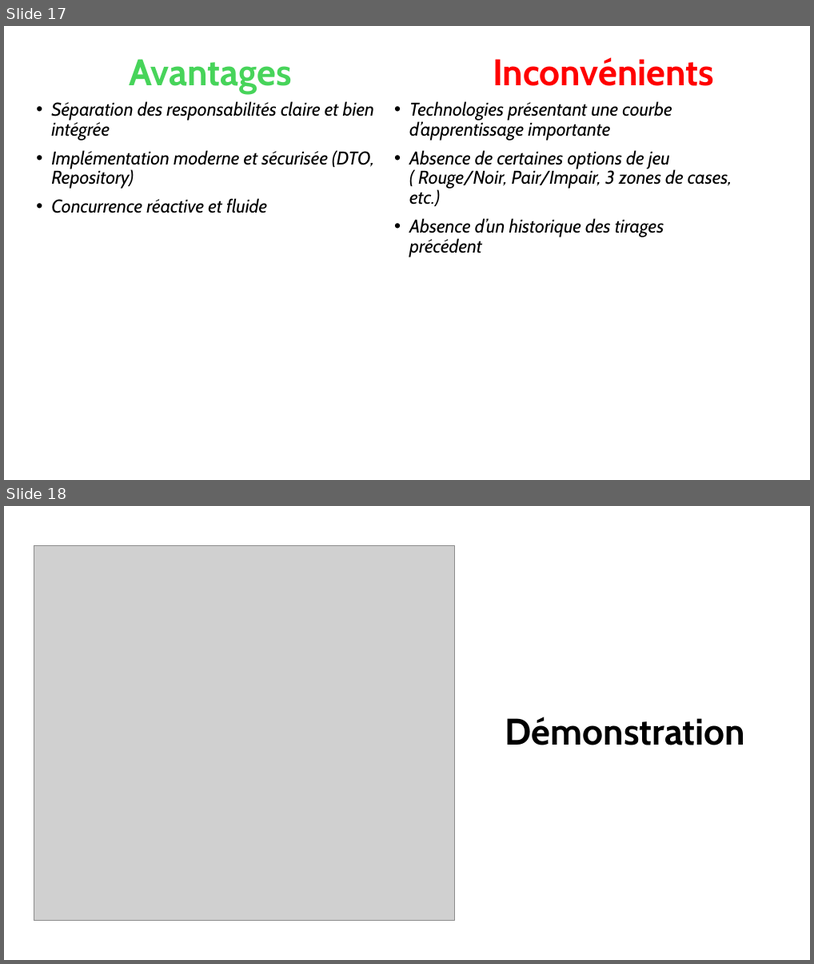
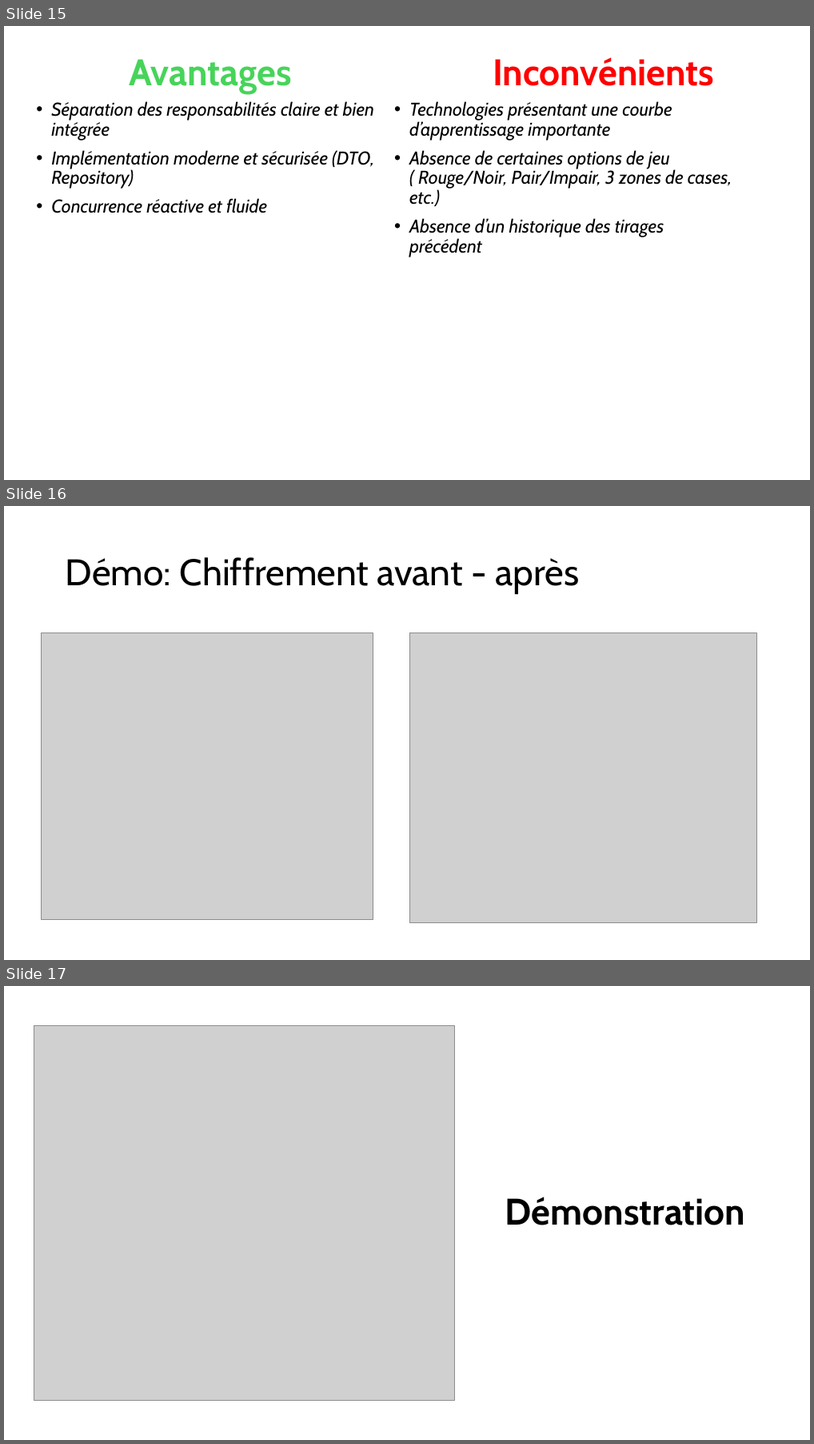
Before and after one commit to RobinSteiger/ASAD, a slide deck: doc/presentation.pptx. Shown one above the other, each under a label of ours: slides 17 and 18 before the commit, slides 15, 16 and 17 after it. The pictures are 814x964 and 814x1444 pixels, drawn with LibreOffice and Linux fonts; fonts in the diff are those of the drawing; grey boxes stand for pictures. Boxes give left, top, right and bottom in pixels: in the first picture for what was removed or moved away, otherwise in the second. Text is boxed around its words. In the diff, an @@ line names an element or a change of style, - is before the commit and + after.

```diff
--- a/doc/presentation.pptx
+++ b/doc/presentation.pptx
@@ slide 16 added at box(4, 506, 810, 960), background #FFFFFF @@
@@ title added at box(66, 557, 579, 594), 44 pt, text #000000 @@
+Démo: Chiffrement avant - après
@@ picture added at box(42, 633, 373, 919) @@
@@ picture added at box(410, 633, 757, 923) @@
@@ what was slide 17 is now slide 15 @@
@@ what was slide 18 is now slide 17 @@
```
Also in this commit, not shown: 1 slide changed, 2 slides removed.
